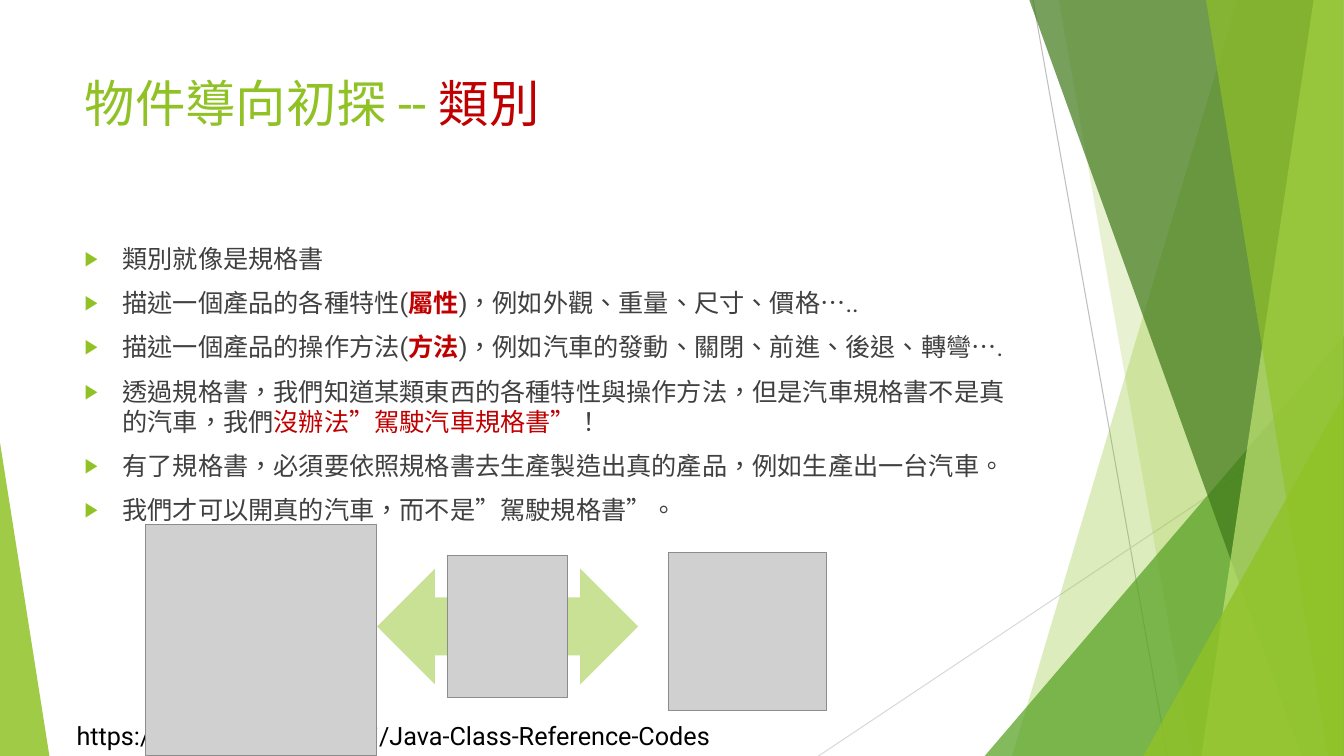
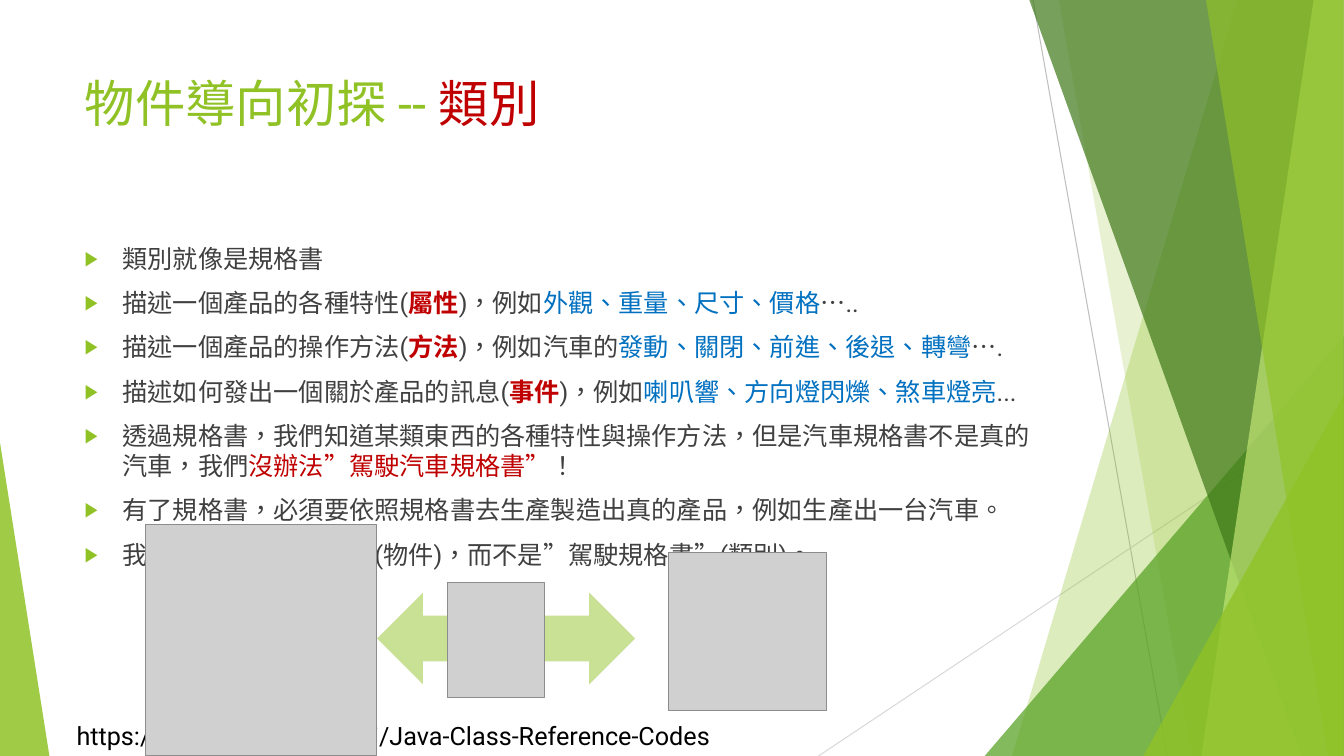
Before and after one commit to liulawsi/My_PPTs, a slide deck: slide 8 of LCC/Java/10_物件導向程式設計.pptx. Drawn at 1344x756 pixels with LibreOffice and Linux fonts; fonts in the diff are those of the drawing; grey boxes stand for pictures; background and template pictures are left out. Boxes give left, top, right and bottom in pixels: in the first picture for what was removed or moved away, otherwise in the second. Text is boxed around its words. In the diff, an @@ line names an element or a change of style, - is before the commit and + after.

```diff
--- a/LCC/Java/10_物件導向程式設計.pptx
+++ b/LCC/Java/10_物件導向程式設計.pptx
@@ text at box(123, 290, 1004, 362): text colour #404040 to #0070C0 in "描述一個產品的各種特性(屬性)，例如外觀、重量、尺寸、價格…..", "描述一個產品的操作方法(方法)，例如汽車的發動、關閉、前進、後退、轉彎…." @@
@@ text at box(123, 379, 1017, 407): paragraph added @@
+▶ 描述如何發出一個關於產品的訊息(事件)，例如喇叭響、方向燈閃爍、煞車燈亮...
@@ text at box(123, 538, 813, 570): text changed @@
-▶ 我們才可以開真的汽車，而不是”駕駛規格書”。
+▶ 我們才可以開真的汽車(物件)，而不是”駕駛規格書”(類別)。
@@ left right arrow: place and size @@
-left right arrow at box(377, 569, 638, 685)
+left right arrow at box(377, 593, 635, 685)
@@ picture: place and size @@
-picture at box(448, 556, 568, 698)
+picture at box(448, 583, 544, 698)
```
Also in this commit, not shown: 7 other slides changed, 4 slides added, 4 other files.
